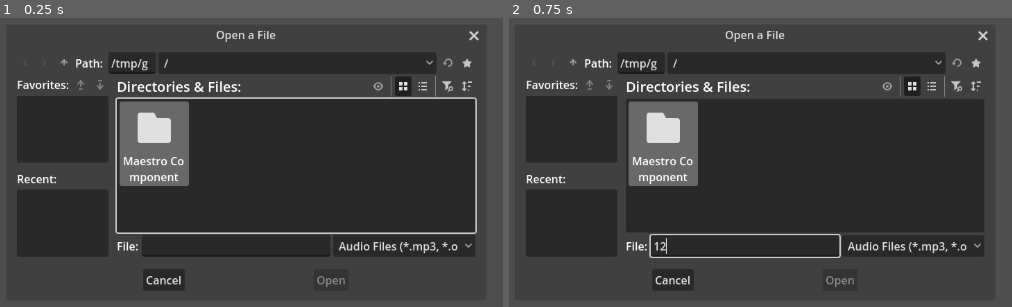
Above: before the commit, frames 1-2 (left to right).
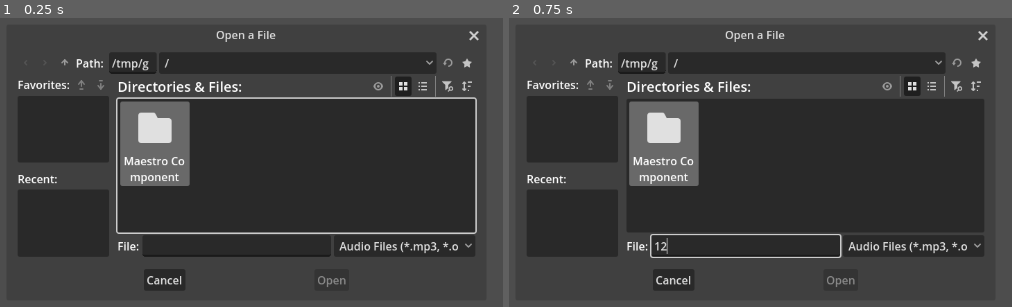
Above: after the commit, the same moments.

Repository: LovelyDream-Dev/Rhythm-Maestro
Game: Godot game, scene res://Maestro Component/Scenes/maestro.tscn
The game is run twice, just before and just after one commit, with the same random seed, the same clock (stepped at 60 frames per second) and the same inputs. Sound files missing from this copy of the repository are replaced by a short silence.
Inputs (mouse positions are in pixels of both pictures, inside the frame that each line leads up to):
- Up to frame 1 (0.25 s): no input
- Up to frame 2 (0.75 s): click (745, 246) at 0.52 s; type "12" at 0.6 s

The runs differ from the first frame. In frame 1, 2.2% of the frame differs, in the area x 3-92%, y 14-94%; in frame 2, 2.2%.

Commit message:
Added a muted song AudioStreamPlayer to be used for note calculations, and the maestro node is the audible song.

Diff:
--- a/Maestro Component/Scenes/maestro.gd
+++ b/Maestro Component/Scenes/maestro.gd
@@ -5,10 +5,13 @@
 
 @onready var mapData:MapDataContainer = $MapDataContainer
 @onready var metronome:AudioStreamPlayer = $Metronome
+@onready var mutedSong:AudioStreamPlayer = $MutedSong
 
 @export var metronomeIsOn:bool = false
 @export var metronomeLeadInBeats:int
-@export var offset:float = 20.0
+@export var offsetInMs:float = 30.0
+
+var offsetInSeconds:float
 
 var currentSongPosition:float
 var currentBPM:float
@@ -30,7 +33,7 @@
 	WHOLE_BEAT.connect(play_metronome)
 
 func _process(_delta: float) -> void:
-	offset/=1000
+	offsetInSeconds = offsetInMs/1000
 	if !mapData.mapLoaded:
 		#fileLoader.load_map("res://Maestro Component/TestMap", mapData)
 		pass
@@ -40,19 +43,22 @@
 		beatsPerSecond = mapData.beatsPerSecond
 		leadInBeats = mapData.leadInBeats
 		leadInTime = mapData.leadInTime
-		set_song()
 		if !self.playing:
 			self.play()
 		else:
-			currentSongPosition = self.get_playback_position() + offset
+			currentSongPosition = mutedSong.get_playback_position()
 			currentBPM = mapData.bpm
 			emit_beat_signals()
 
 # --- CUSTOM FUNCTIONS ---
 
-func set_song():
-	if mapData.loadedSong is AudioStream and !self.stream:
-		self.stream = mapData.loadedSong
+func play_or_pause_songs():
+	if !mutedSong.playing and !self.playing:
+		mutedSong.play(currentSongPosition)
+		self.play(currentSongPosition + offsetInSeconds)
+	else:
+		mutedSong.stream_paused = true
+		self.stream_paused = true
 
 func emit_beat_signals():
 	currentWholeBeat = beatsPerSecond * currentSongPosition
--- a/Maestro Component/Scenes/maestro.tscn
+++ b/Maestro Component/Scenes/maestro.tscn
@@ -8,7 +8,6 @@
 script = ExtResource("1_f8jjr")
 metronomeIsOn = true
 metronomeLeadInBeats = 1
-offset = 30.0
 
 [node name="MapDataContainer" type="Node" parent="."]
 script = ExtResource("4_obsgy")
@@ -22,3 +21,6 @@
 
 [node name="Metronome" type="AudioStreamPlayer" parent="."]
 stream = ExtResource("5_rynj7")
+
+[node name="MutedSong" type="AudioStreamPlayer" parent="."]
+volume_db = -80.0
--- a/Maestro Component/Scenes/map_data_container.gd
+++ b/Maestro Component/Scenes/map_data_container.gd
@@ -51,8 +51,7 @@
 	if ext not in ["mp3", "ogg"]:
 		push_error("Unsupported audio format: " + ext)
 		return
-	fileLoader.init_new_map(path, self, parent)
-	fileSaver.save_tau_data(fileLoader.mapFolderPath, self)
+	fileLoader.init_new_map(path, self, parent, parent.mutedSong)
 
 func timing_points():
 	if len(timingPoints) == 0:
--- a/Maestro Component/Scripts/file_loader.gd
+++ b/Maestro Component/Scripts/file_loader.gd
@@ -7,7 +7,7 @@
 var mapFolderPath:String
 var AudioFileExtension:String
 
-func load_map(folderPath:String, mapData:MapDataContainer, audioPlayer:AudioStreamPlayer):
+func load_map(folderPath:String, mapData:MapDataContainer, audioPlayer:AudioStreamPlayer, mutedSong:AudioStreamPlayer):
 	mapData.unload_map()
 	var dir = DirAccess.open(folderPath)
 	if dir == null:
@@ -20,12 +20,12 @@
 		if not dir.current_is_dir():
 			if fileName.ends_with(".tau"):
 				mapData.tauFilePath = folderPath.path_join(fileName)
-				load_tau_file(mapData.tauFilePath, folderPath, mapData, audioPlayer)
+				load_tau_file(mapData.tauFilePath, folderPath, mapData, audioPlayer, mutedSong)
 		fileName = dir.get_next()
 	dir.list_dir_end()
 	mapData.mapLoaded = true
 
-func load_tau_file(filePath:String, folderPath:String, mapData:MapDataContainer, audioPlayer:AudioStreamPlayer):
+func load_tau_file(filePath:String, folderPath:String, mapData:MapDataContainer, audioPlayer:AudioStreamPlayer, mutedSong:AudioStreamPlayer):
 	var file = FileAccess.open(filePath, FileAccess.READ)
 	if file == null:
 		push_error("Could not open .tau file: "+filePath)
@@ -53,7 +53,7 @@
 			if line.begins_with("AudioFileName:"):
 				var parts = line.split(":", false, 1) # split into [ "AudioFileName", " song.mp3" ]
 				var audioFilePath = folderPath.path_join(parts[1].strip_edges())
-				load_song(audioFilePath, mapData, audioPlayer)
+				load_song(audioFilePath, mapData, audioPlayer, mutedSong)
 			elif line.begins_with("LeadInBeats:"):
 				var parts = line.split(":", false, 1) # split into [ "LeadInBeats", value]
 				mapData.LeadInBeats = float(parts[1])
@@ -104,13 +104,13 @@
 				}
 				mapData.hitObjects.append(hitObject)
 
-func init_new_map(songFilePath:String, mapData:MapDataContainer, audioPlayer:AudioStreamPlayer):
+func init_new_map(songFilePath:String, mapData:MapDataContainer, audioPlayer:AudioStreamPlayer, mutedSong:AudioStreamPlayer):
 	originalAudioFileName = songFilePath.get_file().get_basename()
 	AudioFileExtension = songFilePath.get_file().get_extension()
 
 	mapData.audioFileExtension = AudioFileExtension.to_lower()
 
-	load_song(songFilePath, mapData, audioPlayer)
+	load_song(songFilePath, mapData, audioPlayer, mutedSong)
 
 	var userPath:String = "D:/Users/Teren/Godot Projects/Rhythm Maestro/Maestro Component"
 	mapFolderPath = userPath.path_join(originalAudioFileName+AudioFileExtension.to_lower())
@@ -137,7 +137,7 @@
 	fileSaver.save_tau_data(tauFilePath, mapData)
 	mapData.newEditorMapInit = true
 
-func load_song(filePath:String, mapData:MapDataContainer, audioPlayer:AudioStreamPlayer):
+func load_song(filePath:String, mapData:MapDataContainer, audioPlayer:AudioStreamPlayer, mutedSong:AudioStreamPlayer):
 	var stream:AudioStream
 	if filePath.ends_with(".mp3"):
 		stream = AudioStreamMP3.load_from_file(filePath)
@@ -145,6 +145,7 @@
 		stream = AudioStreamOggVorbis.load_from_file(filePath)
 	if stream is AudioStreamMP3 or stream is AudioStreamOggVorbis:
 		audioPlayer.stream = stream
+		mutedSong.stream = stream
 		mapData.songLength = stream.get_length()
 	else:
 		push_error("Failed to load audio: " + filePath + ". File must be .mp3 or .ogg.")
